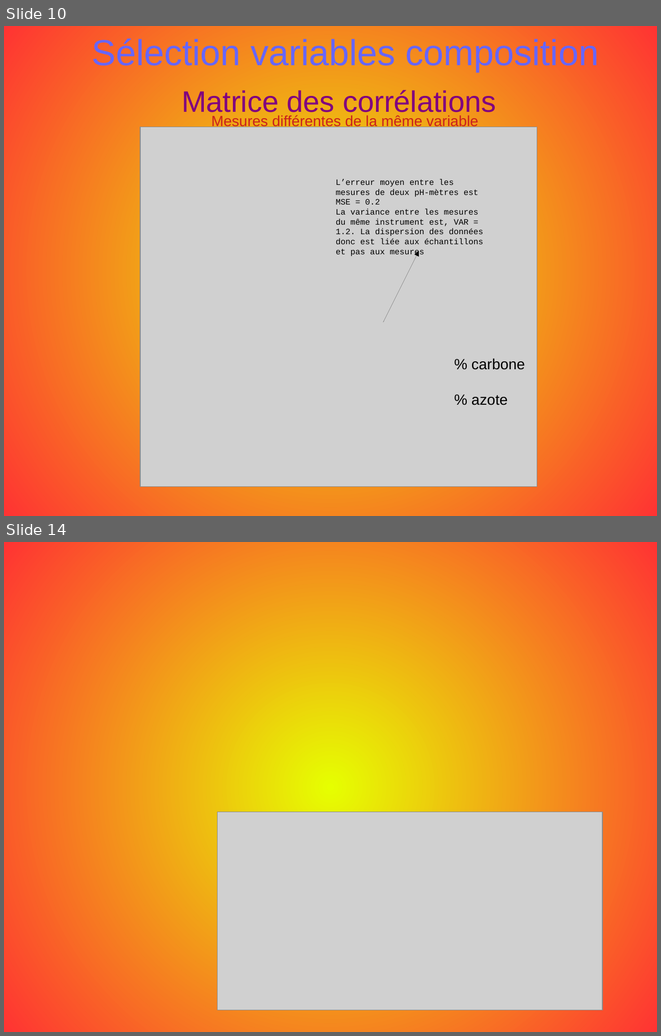
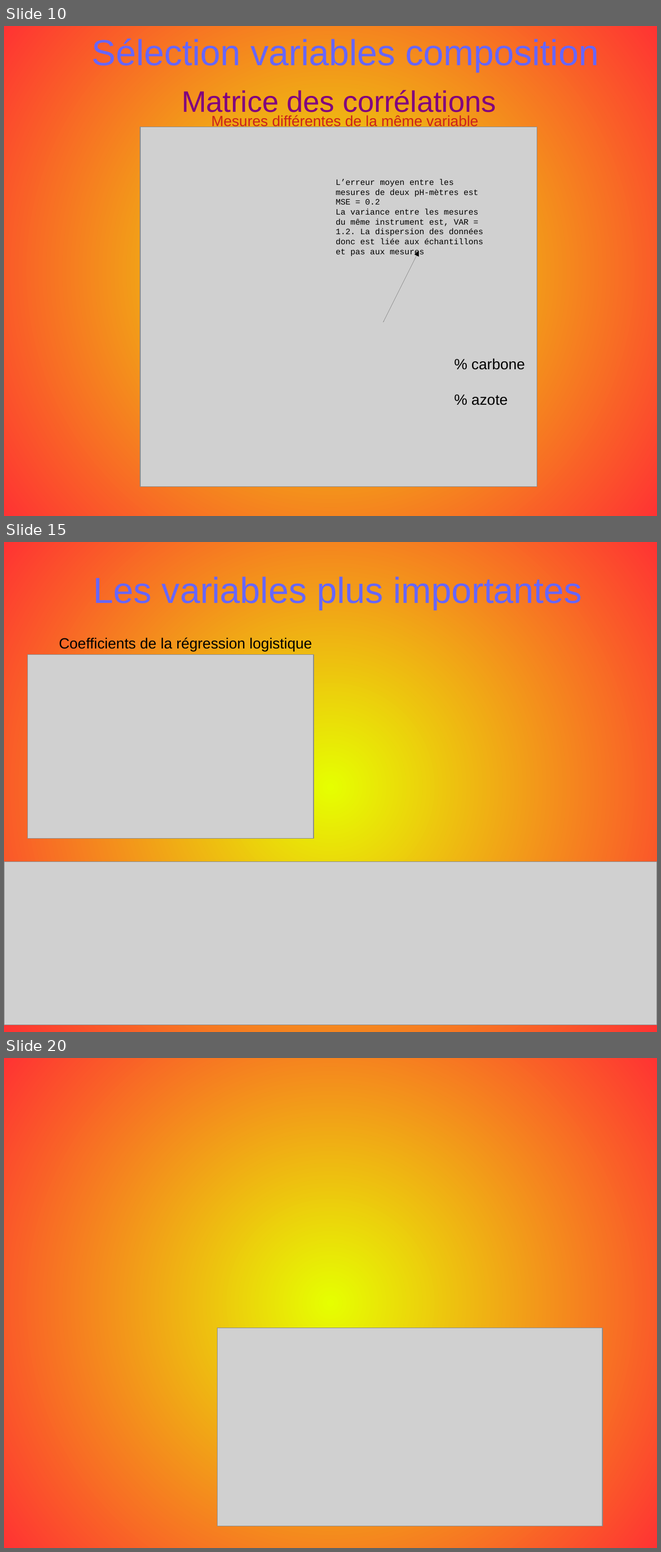
Before and after one commit to opsabarsec/African-soil-chemistry, a slide deck: documents/P7_presentation.odp. Shown one above the other, each under a label of ours: slides 10 and 14 before the commit, slides 10, 15 and 20 after it; the slides between them are not shown. The pictures are 661x1036 and 661x1552 pixels, drawn with LibreOffice and Linux fonts; fonts in the diff are those of the drawing; grey boxes stand for pictures. Boxes give left, top, right and bottom in pixels: in the first picture for what was removed or moved away, otherwise in the second. Text is boxed around its words. In the diff, an @@ line names an element or a change of style, - is before the commit and + after.

```diff
--- a/documents/P7_presentation.odp
+++ b/documents/P7_presentation.odp
@@ slide 15 added at [4, 542, 657, 1032], background gradient #E6FF00 to #FF3333 @@
@@ title added at [94, 576, 582, 609], 44 pt, text #6666FF @@
+Les variables plus importantes
@@ text added at [59, 637, 312, 651], 18 pt, text #000000 @@
+Coefficients de la régression logistique
@@ picture added at [28, 654, 314, 838] @@
@@ picture added at [4, 862, 657, 1025] @@
@@ what was slide 14 is now slide 20 @@
```
Also in this commit, not shown: 3 slides changed, 5 other slides added, 2 slides removed, 3 other files.
